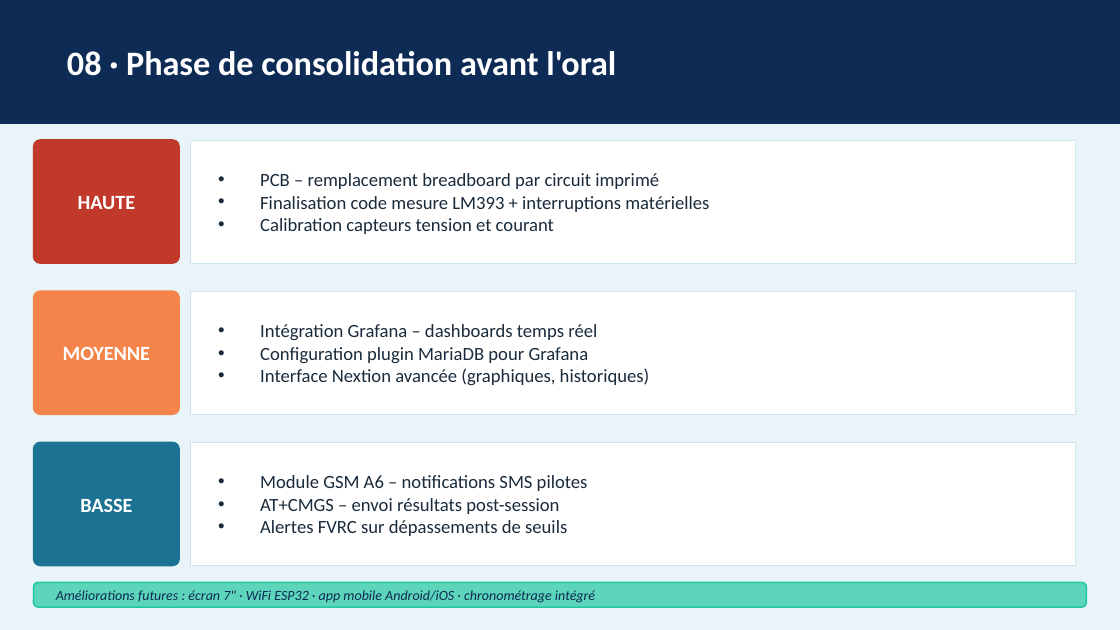
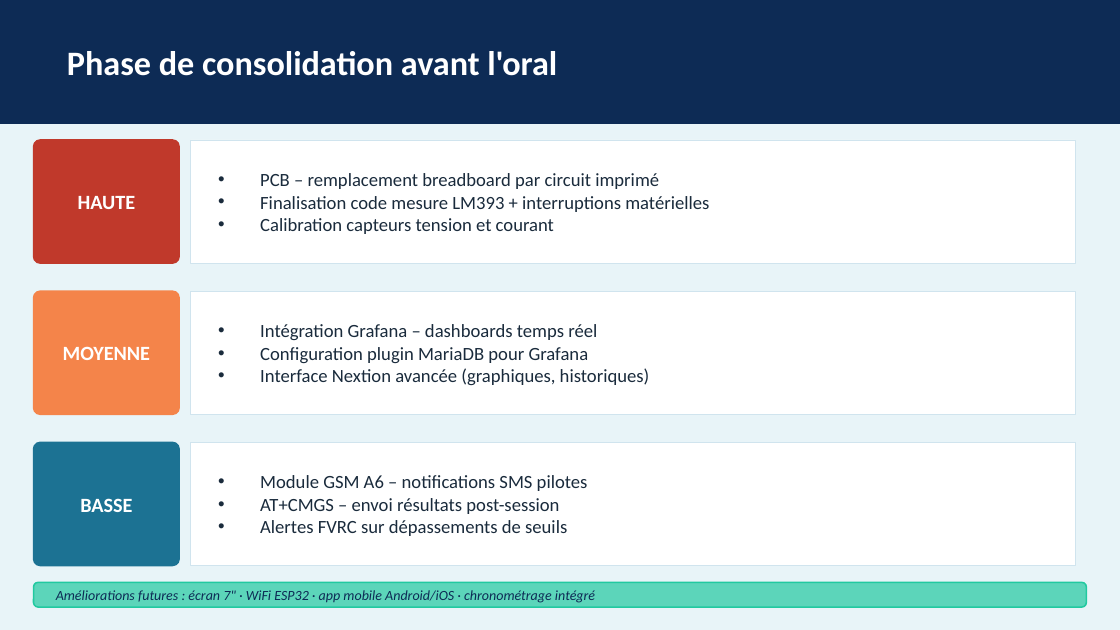
Before and after one commit to TezukaZ0ne/ProjetRC, a slide deck: slide 14 of Revue_Projet_BTS_CIEL_ER_AIT_AMIR_Youssouf.pptx. Drawn at 1120x630 pixels with LibreOffice and Linux fonts; fonts in the diff are those of the drawing. Boxes give left, top, right and bottom in pixels: in the first picture for what was removed or moved away, otherwise in the second. Text is boxed around its words. In the diff, an @@ line names an element or a change of style, - is before the commit and + after.

```diff
--- a/Revue_Projet_BTS_CIEL_ER_AIT_AMIR_Youssouf.pptx
+++ b/Revue_Projet_BTS_CIEL_ER_AIT_AMIR_Youssouf.pptx
@@ text at (67,51,557,76): text changed @@
-08 · Phase de consolidation avant l'oral
+Phase de consolidation avant l'oral
```
Also in this commit, not shown: 1 other file.
